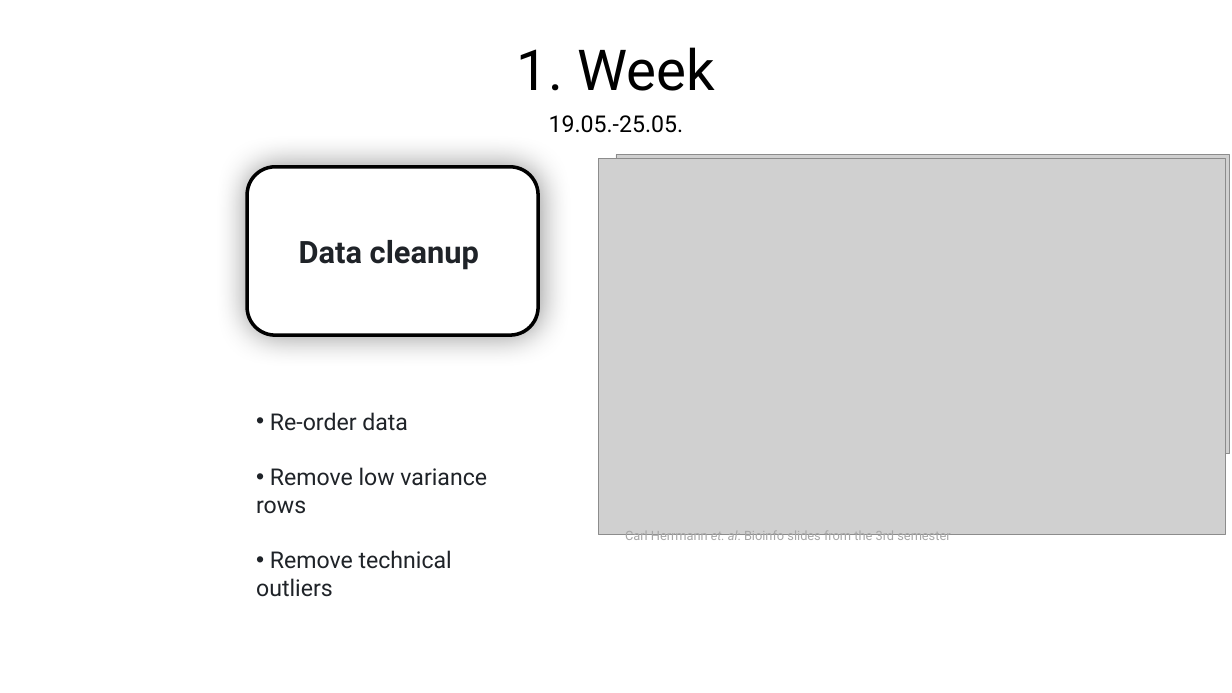
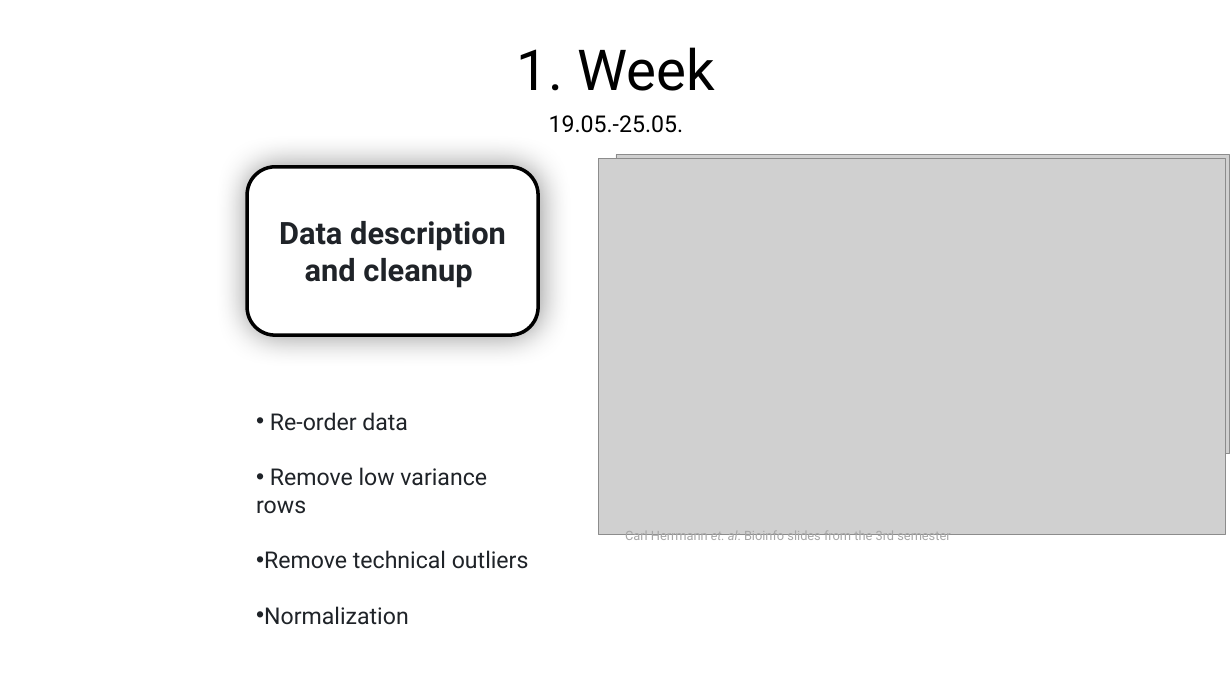
Before and after one commit to MichelaPozzi/2025-topic-03-group-01, a slide deck: slide 7 of Project Proposal.pptx. Drawn at 1232x693 pixels with LibreOffice and Linux fonts; fonts in the diff are those of the drawing; grey boxes stand for pictures. Boxes give left, top, right and bottom in pixels: in the first picture for what was removed or moved away, otherwise in the second. Text is boxed around its words. In the diff, an @@ line names an element or a change of style, - is before the commit and + after.

```diff
--- a/Project Proposal.pptx
+++ b/Project Proposal.pptx
@@ text in rounded rectangle at <box>279,221,506,288</box>: text changed @@
-Data cleanup
+Data description and cleanup
@@ text at <box>256,412,529,569</box>: paragraph added @@
+• Normalization
```
Also in this commit, not shown: 1 other slide changed.
